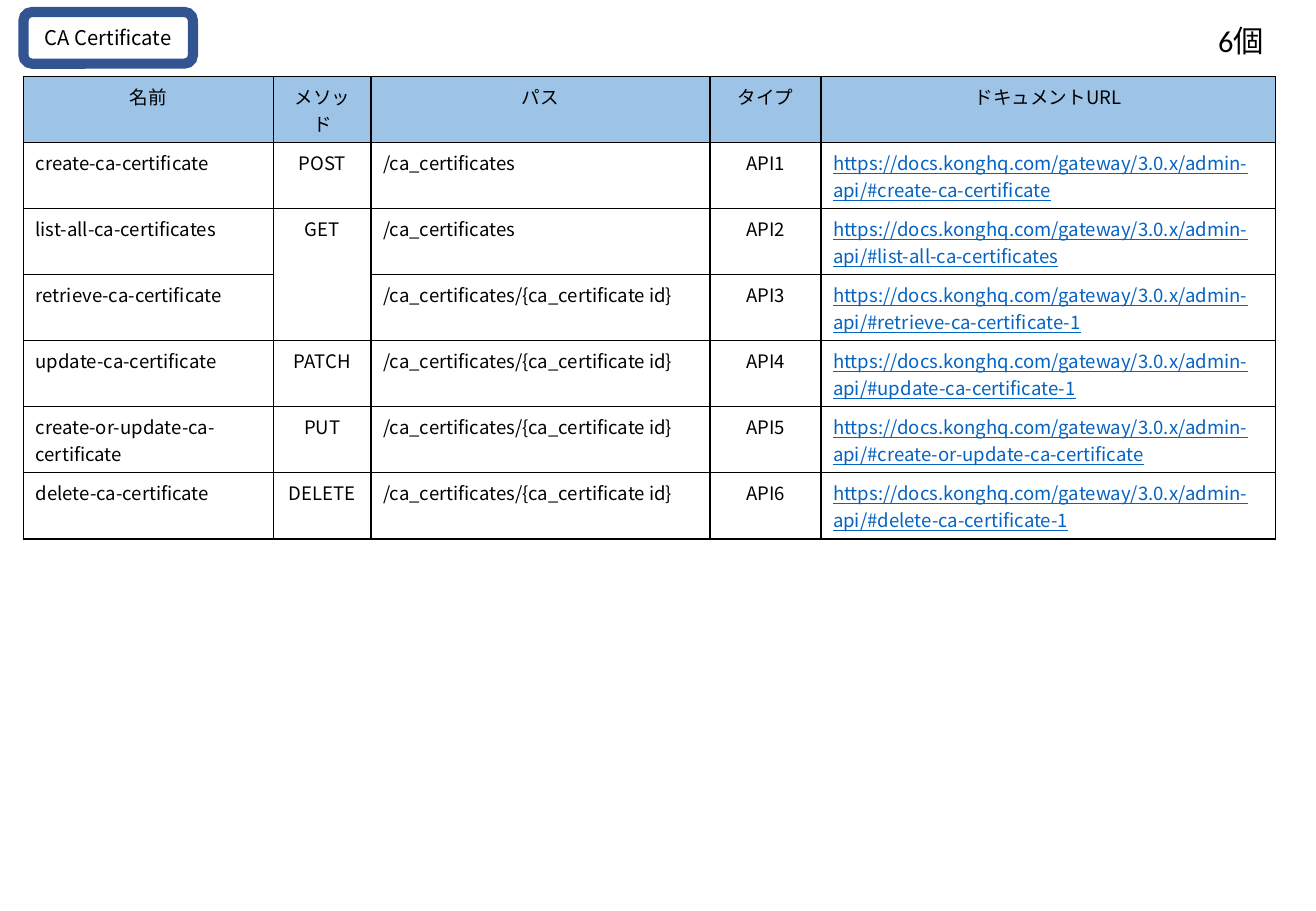
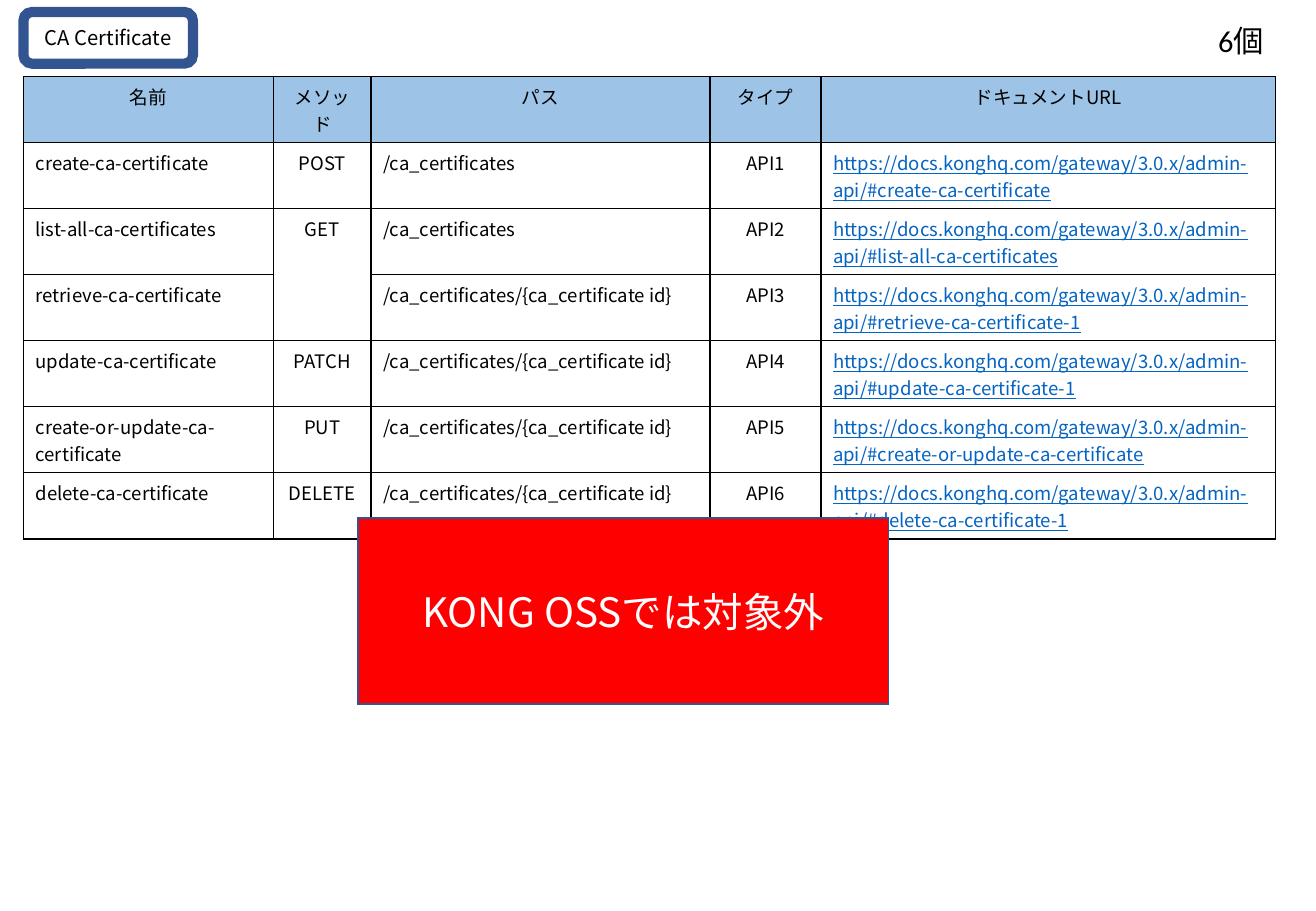
Before and after one commit to david3080/kongadminapi, a slide deck: slide 8 of KongAdminAPI.pptx. Drawn at 1316x911 pixels with LibreOffice and Linux fonts; fonts in the diff are those of the drawing. Boxes give left, top, right and bottom in pixels: in the first picture for what was removed or moved away, otherwise in the second. Text is boxed around its words. In the diff, an @@ line names an element or a change of style, - is before the commit and + after.

```diff
--- a/KongAdminAPI.pptx
+++ b/KongAdminAPI.pptx
@@ rectangle added at (358,519,889,705), fill #FF0000, outline #325491 1 pt, 24 pt, text #FFFFFF @@
+KONG OSSでは対象外
```
Also in this commit, not shown: 5 other slides changed, 1 other file.
